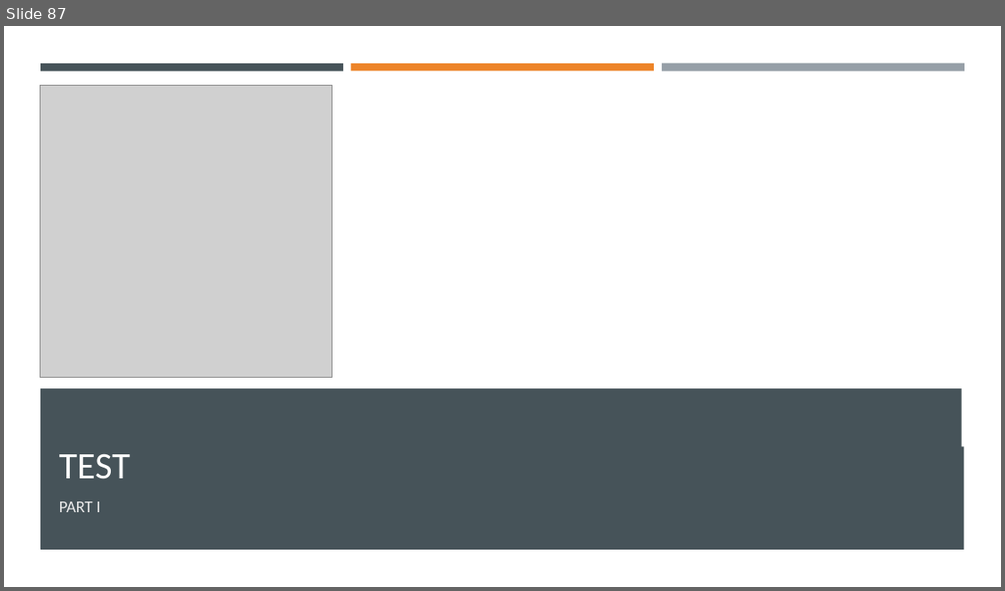
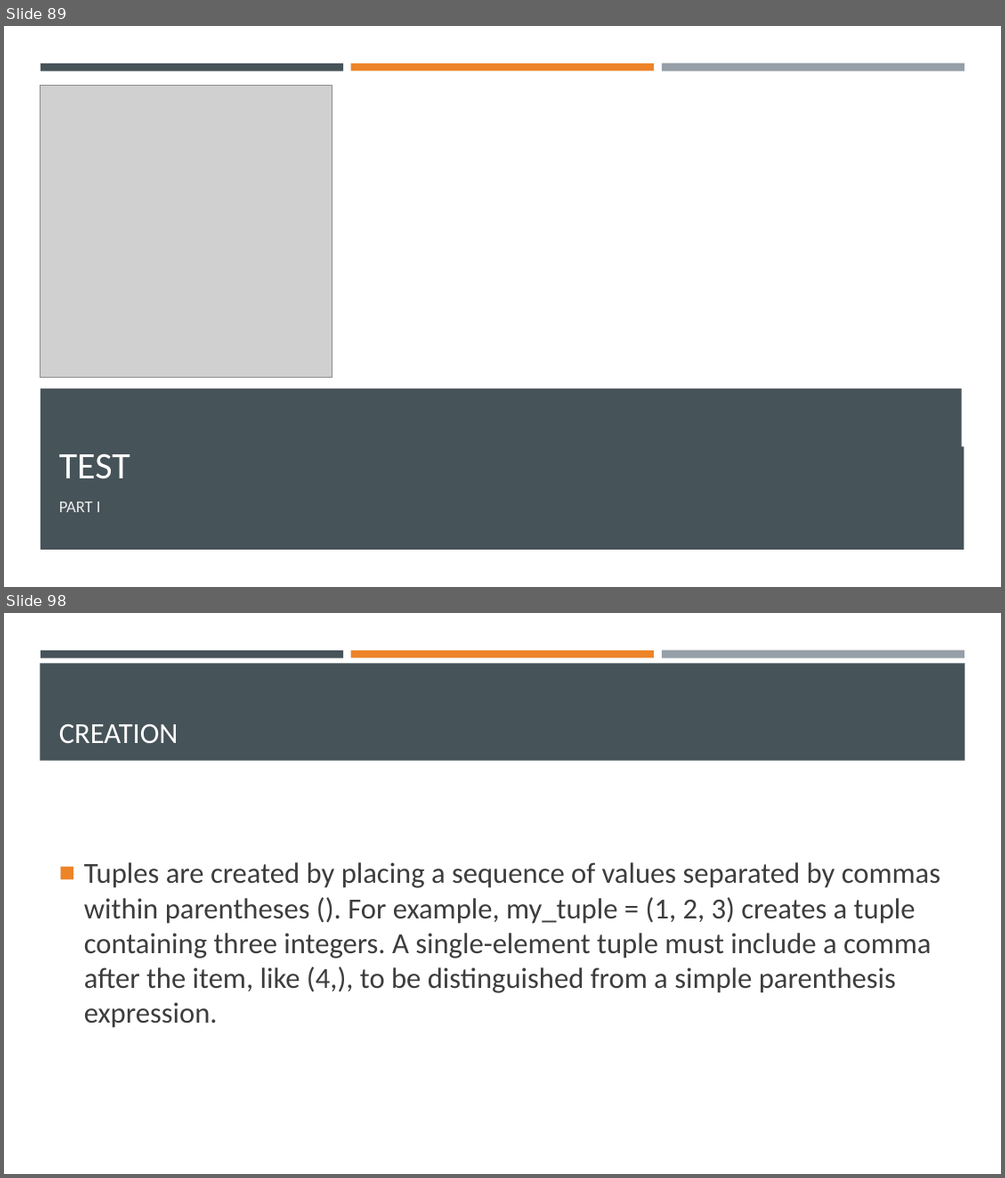
Before and after one commit to Ghost0396/iot, a slide deck: python/Python 3.pptx. Shown one above the other, each under a label of ours: slide 87 before the commit, slides 89 and 98 after it; the slides between them are not shown. The pictures are 1005x591 and 1005x1178 pixels, drawn with LibreOffice and Linux fonts; fonts in the diff are those of the drawing; grey boxes stand for pictures. Boxes give left, top, right and bottom in pixels: in the first picture for what was removed or moved away, otherwise in the second. Text is boxed around its words. In the diff, an @@ line names an element or a change of style, - is before the commit and + after.

```diff
--- a/python/Python 3.pptx
+++ b/python/Python 3.pptx
@@ slide 98 added at <box>4,613,1001,1174</box>, background #FFFFFF @@
@@ rectangle added at <box>40,663,965,761</box>, fill #465359 @@
@@ rectangle added at <box>40,650,343,657</box>, fill #465359 @@
@@ rectangle added at <box>351,650,654,657</box>, fill #ED8428 @@
@@ rectangle added at <box>662,650,964,658</box>, fill #969FA7 @@
@@ title added at <box>59,724,178,743</box>, 28 pt, text #FFFFFF @@
+CREATION
@@ text added at <box>84,862,940,1028</box>, 28 pt, text #3D3D3D @@
+■ Tuples are created by placing a sequence of values separated by commas within parentheses (). For example, my_tuple = (1, 2, 3) creates a tuple containing three integers. A single-element tuple must include a comma after the item, like (4,), to be distinguished from a simple parenthesis expression.
@@ what was slide 87 is now slide 89 @@
```
Also in this commit, not shown: 1 slide changed, 13 other slides added, 2 other files.
